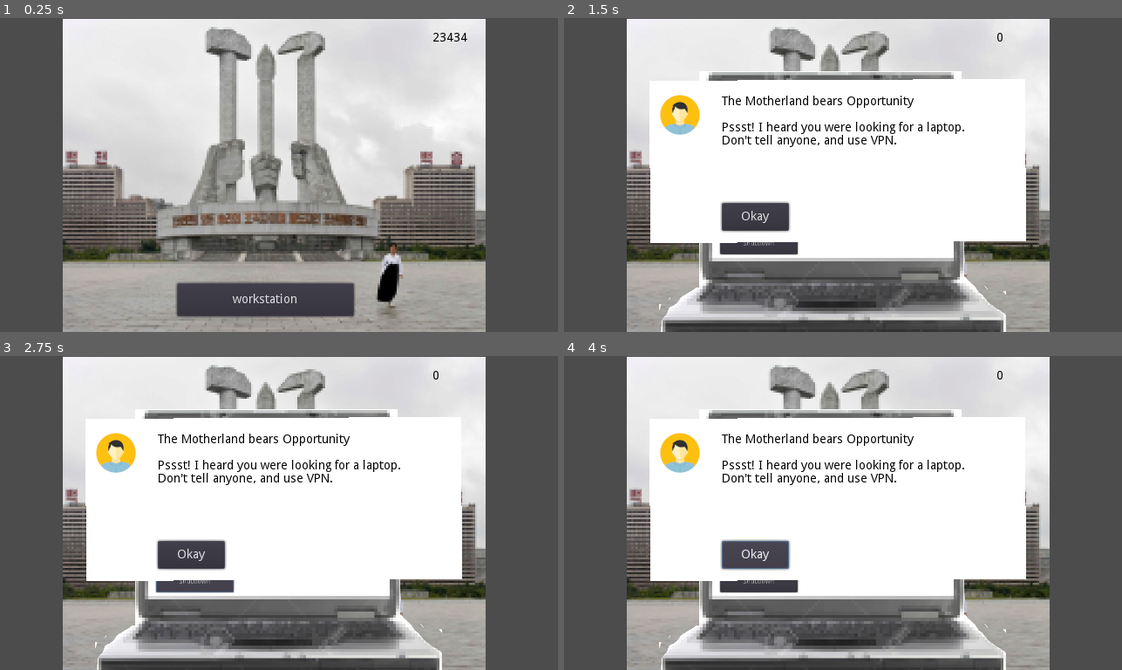
Above: before the commit, frames 1-4 (two rows, left to right).
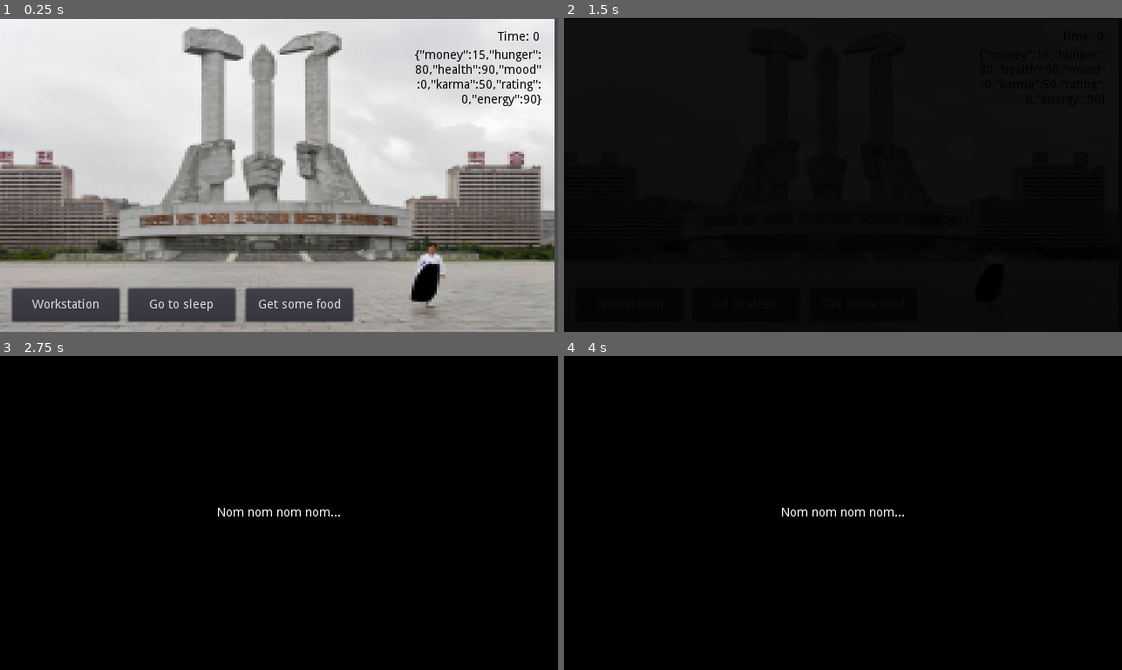
Above: after the commit, the same moments.

Repository: soulseekah/nomadsky
Game: Godot game, scene res://scenes/Main.tscn
Same seed, same stepped clock (60 frames per second), same inputs: the game is played once before the commit and once after it.
Inputs (mouse positions are in pixels of both pictures, inside the frame that each line leads up to):
- Up to frame 1 (0.25 s): no input
- Up to frame 2 (1.5 s): click (831, 300) at 0.5 s, where only the run before the commit has a clickable "workstation"; click "Browse DownWork" (after the commit: "Workstation") at 1.25 s
- Up to frame 3 (2.75 s): click (195, 582) at 2 s, where only the run before the commit has a clickable "Shutdown"
- Up to frame 4 (4 s): click (865, 641) at 2.75 s, where only the run after the commit has a clickable "Get some food"; click (759, 553) at 3.5 s, where only the run before the commit has a clickable "Courses"

The runs differ from the first frame. In frame 1, 43% of the frame differs, in the area x 0-100%, y 0-100%; in frame 2, 99%; in frame 3, 99%; in frame 4, 99%.
Error before the commit: Attempt to call function 'connect' in base 'null instance' on a null instance. (res://src/Main.gd:26)

Commit message:
More progress on cards, death, sleep

Diff:
--- a/scenes/Card.tscn
+++ b/scenes/Card.tscn
@@ -5,9 +5,9 @@
 [node name="Node2D" type="Node2D"]
 
 [node name="ColorRect" type="ColorRect" parent="."]
-margin_left = 15.0
+margin_left = 46.0
 margin_top = 17.0
-margin_right = 446.0
+margin_right = 416.0
 margin_bottom = 203.0
 rect_rotation = -0.284626
 __meta__ = {
@@ -15,9 +15,9 @@
 }
 
 [node name="Text" type="RichTextLabel" parent="."]
-margin_left = 98.0
+margin_left = 114.0
 margin_top = 34.0
-margin_right = 389.0
+margin_right = 405.0
 margin_bottom = 150.0
 custom_colors/default_color = Color( 0, 0, 0, 1 )
 bbcode_enabled = true
@@ -36,14 +36,14 @@
 }
 
 [node name="avatar" type="Sprite" parent="."]
-position = Vector2( 50.5, 55.5 )
+position = Vector2( 81.6591, 55.5 )
 scale = Vector2( 0.51, 0.51 )
 texture = ExtResource( 1 )
 
 [node name="Action1" type="Button" parent="."]
-margin_left = 98.2509
+margin_left = 115.142
 margin_top = 157.0
-margin_right = 175.251
+margin_right = 192.142
 margin_bottom = 189.0
 text = "Accept"
 __meta__ = {
@@ -51,9 +51,9 @@
 }
 
 [node name="Action2" type="Button" parent="."]
-margin_left = 182.0
+margin_left = 198.891
 margin_top = 157.0
-margin_right = 259.0
+margin_right = 275.891
 margin_bottom = 189.0
 text = "Decline"
 __meta__ = {
@@ -61,9 +61,9 @@
 }
 
 [node name="Action3" type="Button" parent="."]
-margin_left = 266.417
+margin_left = 283.308
 margin_top = 157.0
-margin_right = 343.417
+margin_right = 360.308
 margin_bottom = 189.0
 text = "Decline"
 __meta__ = {
--- a/scenes/Main.tscn
+++ b/scenes/Main.tscn
@@ -1,10 +1,25 @@
-[gd_scene load_steps=6 format=2]
+[gd_scene load_steps=7 format=2]
 
 [ext_resource path="res://src/Main.gd" type="Script" id=1]
 [ext_resource path="res://assets/art/backgrounds/pyongyang.jpg" type="Texture" id=2]
 [ext_resource path="res://scenes/Workstation.tscn" type="PackedScene" id=3]
 [ext_resource path="res://assets/sound/bgm/pyongyang.ogg" type="AudioStream" id=4]
 [ext_resource path="res://scenes/Card.tscn" type="PackedScene" id=5]
+
+[sub_resource type="Animation" id=1]
+resource_name = "Fade"
+tracks/0/type = "value"
+tracks/0/path = NodePath(".:color")
+tracks/0/interp = 1
+tracks/0/loop_wrap = true
+tracks/0/imported = false
+tracks/0/enabled = true
+tracks/0/keys = {
+"times": PoolRealArray( 0, 1 ),
+"transitions": PoolRealArray( 1, 1 ),
+"update": 0,
+"values": [ Color( 0, 0, 0, 0 ), Color( 0, 0, 0, 1 ) ]
+}
 
 [node name="Node" type="Node"]
 script = ExtResource( 1 )
@@ -14,23 +29,45 @@
 
 [node name="pyongyang" type="Sprite" parent="Location"]
 position = Vector2( 314.609, 182.482 )
-scale = Vector2( 0.48457, 0.48457 )
+scale = Vector2( 0.64332, 0.48457 )
 texture = ExtResource( 2 )
 
-[node name="Button" type="Button" parent="Location"]
-margin_left = 203.113
-margin_top = 303.921
-margin_right = 406.113
-margin_bottom = 341.921
-text = "workstation"
+[node name="Actions" type="Node2D" parent="."]
+
+[node name="Work" type="Button" parent="Actions"]
+margin_left = 13.6646
+margin_top = 310.0
+margin_right = 136.665
+margin_bottom = 348.0
+text = "Workstation"
+__meta__ = {
+"_edit_use_anchors_": false
+}
+
+[node name="Sleep" type="Button" parent="Actions"]
+margin_left = 147.216
+margin_top = 310.0
+margin_right = 270.216
+margin_bottom = 348.0
+text = "Go to sleep"
+__meta__ = {
+"_edit_use_anchors_": false
+}
+
+[node name="Eat" type="Button" parent="Actions"]
+margin_left = 282.028
+margin_top = 310.0
+margin_right = 405.028
+margin_bottom = 348.0
+text = "Get some food"
 __meta__ = {
 "_edit_use_anchors_": false
 }
 
 [node name="Workstation" parent="." instance=ExtResource( 3 )]
 visible = false
-position = Vector2( 314.609, 214.482 )
-scale = Vector2( 0.581483, 0.581483 )
+position = Vector2( 325.948, 200.623 )
+z_as_relative = false
 
 [node name="AudioStreamPlayer" type="AudioStreamPlayer" parent="."]
 stream = ExtResource( 4 )
@@ -39,11 +76,26 @@
 
 [node name="Timer" type="Label" parent="."]
 modulate = Color( 0, 0, 0, 1 )
-margin_left = 496.0
-margin_top = 16.0
-margin_right = 536.0
-margin_bottom = 30.0
-text = "23434"
+margin_left = 459.0
+margin_top = 15.0
+margin_right = 619.0
+margin_bottom = 29.0
+text = "Time: 1234"
+align = 2
+__meta__ = {
+"_edit_use_anchors_": false
+}
+
+[node name="Stats" type="Label" parent="."]
+modulate = Color( 0, 0, 0, 1 )
+margin_left = 474.0
+margin_top = 36.0
+margin_right = 621.0
+margin_bottom = 67.0
+text = "Stats: {Some stats}
+"
+align = 2
+autowrap = true
 __meta__ = {
 "_edit_use_anchors_": false
 }
@@ -51,3 +103,71 @@
 [node name="Card" parent="." instance=ExtResource( 5 )]
 visible = false
 position = Vector2( 83, 55 )
+
+[node name="Blackout" type="ColorRect" parent="."]
+visible = false
+anchor_right = 1.0
+anchor_bottom = 1.0
+color = Color( 0, 0, 0, 1 )
+__meta__ = {
+"_edit_use_anchors_": false
+}
+
+[node name="Fade" type="AnimationPlayer" parent="Blackout"]
+anims/Fade = SubResource( 1 )
+
+[node name="Label" type="Label" parent="Blackout"]
+visible = false
+anchor_left = 0.5
+anchor_top = 0.5
+anchor_right = 0.5
+anchor_bottom = 0.5
+margin_left = -94.5
+margin_top = -49.5
+margin_right = 94.5
+margin_bottom = 49.5
+text = "Sleeping..."
+align = 1
+valign = 1
+__meta__ = {
+"_edit_use_anchors_": false
+}
+
+[node name="Error" type="ColorRect" parent="."]
+visible = false
+anchor_right = 1.0
+anchor_bottom = 1.0
+color = Color( 0, 0, 0, 1 )
+__meta__ = {
+"_edit_use_anchors_": false
+}
+
+[node name="Label" type="Label" parent="Error"]
+anchor_left = 0.5
+anchor_top = 0.5
+anchor_right = 0.5
+anchor_bottom = 0.5
+margin_left = -94.5
+margin_top = -73.5
+margin_right = 94.5
+margin_bottom = 25.5
+text = "Something went wrong"
+align = 1
+valign = 1
+__meta__ = {
+"_edit_use_anchors_": false
+}
+
+[node name="Okay" type="Button" parent="Error"]
+anchor_left = 0.5
+anchor_top = 0.5
+anchor_right = 0.5
+anchor_bottom = 0.5
+margin_left = -40.0
+margin_top = 10.0
+margin_right = 40.0
+margin_bottom = 38.0
+text = "Okay"
+__meta__ = {
+"_edit_use_anchors_": false
+}
--- a/scenes/Workstation.tscn
+++ b/scenes/Workstation.tscn
@@ -5,46 +5,51 @@
 [node name="Node2D" type="Node2D"]
 
 [node name="red" type="Sprite" parent="."]
-position = Vector2( -4.3602, -3.89334 )
-scale = Vector2( 0.611681, 0.611681 )
+position = Vector2( -0.391703, 12.7744 )
+scale = Vector2( 0.504055, 0.507919 )
 texture = ExtResource( 1 )
 
-[node name="Shutdown" type="Button" parent="."]
-margin_left = -233.0
-margin_top = 56.0
-margin_right = -80.0
-margin_bottom = 97.0
+[node name="Actions" type="Node2D" parent="."]
+
+[node name="Shutdown" type="Button" parent="Actions"]
+margin_left = -177.441
+margin_top = 36.9512
+margin_right = -24.441
+margin_bottom = 77.9512
 text = "Shutdown"
 __meta__ = {
 "_edit_use_anchors_": false
 }
 
-[node name="Work" type="Button" parent="."]
-margin_left = -232.645
-margin_top = -53.0021
-margin_right = -79.6447
-margin_bottom = -12.0021
-text = "Browse DownWork"
+[node name="Work" type="Button" parent="Actions"]
+margin_left = -177.086
+margin_top = -72.0509
+margin_right = -24.0856
+margin_bottom = -31.0509
+text = "Work"
 __meta__ = {
 "_edit_use_anchors_": false
 }
 
-[node name="Courses" type="Button" parent="."]
-margin_left = -232.645
-margin_top = 1.08112
-margin_right = -79.6447
-margin_bottom = 42.0811
+[node name="Courses" type="Button" parent="Actions"]
+margin_left = -177.086
+margin_top = -17.9677
+margin_right = -24.0856
+margin_bottom = 23.0323
 text = "Courses"
 __meta__ = {
 "_edit_use_anchors_": false
 }
 
-[node name="Sleep" type="Button" parent="."]
-margin_left = -232.645
-margin_top = -105.919
-margin_right = -79.6447
-margin_bottom = -64.9189
-text = "Sleep"
+[node name="Loading" type="Label" parent="."]
+visible = false
+margin_left = -112.244
+margin_top = -37.4308
+margin_right = 50.7563
+margin_bottom = -10.4308
+rect_scale = Vector2( 1.93717, 1.93717 )
+custom_colors/font_color = Color( 0, 0, 0, 1 )
+text = "Looking for work..."
 __meta__ = {
 "_edit_use_anchors_": false
 }
--- a/src/Main.gd
+++ b/src/Main.gd
@@ -12,34 +12,115 @@
 
 func _ready():
 	nomad = Nomad.new()
+	nomad.money = 15
 	nomad.health = 90
 	nomad.karma = 50
-	nomad.money = 100
+	nomad.energy = 90
+	nomad.hunger = 80
+	nomad.rating = 0
 
 	location = Modifiers.Location.Pyongyang.new()
 	actions = [$Card/Action1, $Card/Action2, $Card/Action3]
 
-	$Location/Button.show()
+	$Actions.show()
 	$Workstation.hide()
 
-	$Location/Button.connect('pressed', self, 'to_workstation')
-	$Workstation/Button.connect('pressed', self, 'to_location')
+	$Actions/Work.connect('pressed', self, 'workstation_open')
+	$Actions/Sleep.connect('pressed', self, 'sleep')
+	$Actions/Eat.connect('pressed', self, 'eat')
+
+	$Workstation/Actions/Shutdown.connect('pressed', self, 'workstation_close')
+	$Workstation/Actions/Work.connect('pressed', self, 'find_work')
+
+	$Error/Okay.connect('pressed', self, 'dismiss_error')
 
 	$Card/Action1.connect('pressed', self, 'do_action_1')
 	$Card/Action2.connect('pressed', self, 'do_action_2')
 	$Card/Action3.connect('pressed', self, 'do_action_3')
 
+	nomad.connect('dead', self, 'dead')
+
 	$Timer.text = str(time);
 
 func _process(delta):
-	if current_card or not $Workstation.visible:
+	$Timer.text = 'Time: %s' % str(int(time))
+	$Stats.text = str(nomad)
+
+func dismiss_error():
+	$Error.hide()
+
+func dead(why):
+	var reasons = {
+		'hunger': 'You so hungry, you dead.'
+	}
+
+	$Blackout.show()
+	$Blackout/Fade.play('Fade')
+	yield($Blackout/Fade, 'animation_finished')
+
+	$Blackout/Label.text = reasons[why]
+	$Blackout/Label.show()
+
+func sleep():
+	$Blackout.show()
+	$Blackout/Fade.play('Fade')
+	yield($Blackout/Fade, 'animation_finished')
+
+	$Blackout/Label.text = 'Sleeping...'
+	$Blackout/Label.show()
+	yield(get_tree().create_timer(3.0), 'timeout')
+	$Blackout/Label.hide()
+
+	time += 8
+	nomad.energy(+70)
+	nomad.health(+5)
+	nomad.hunger(-10)
+
+	$Blackout/Fade.play_backwards('Fade')
+	yield($Blackout/Fade, 'animation_finished')
+	$Blackout.hide()
+
+func eat():
+	var cost = 10
+
+	if nomad.money < cost:
+		$Error/Label.text = 'You can\'t afford to eat.'
+		$Error.show()
 		return
 
-	time += delta
+	$Blackout.show()
+	$Blackout/Fade.play('Fade')
+	yield($Blackout/Fade, 'animation_finished')
+
+	$Blackout/Label.text = 'Nom nom nom nom...'
+	$Blackout/Label.show()
+	yield(get_tree().create_timer(3.0), 'timeout')
+	$Blackout/Label.hide()
+
+	time += 1
+	nomad.energy(+5)
+	nomad.health(+5)
+	nomad.hunger(+80)
+	nomad.money(-cost)
+
+	$Blackout/Fade.play_backwards('Fade')
+	yield($Blackout/Fade, 'animation_finished')
+	$Blackout.hide()
+
+func find_work():
+	$Workstation/Loading.show()
+	$Workstation/Actions.hide()
+	var rng = RandomNumberGenerator.new()
+	rng.randomize()
+	yield(get_tree().create_timer(rng.randf_range(2.0, 4.0)), 'timeout')
+	$Workstation/Loading.hide()
+
+	time += 1
+	nomad.energy(-1)
+	nomad.hunger(-1)
 
 	# Pick a card
 	current_card = Cards.pick()
-
 	$Card/Text.bbcode_text = '[b]%s[/b]\n\n%s' % [current_card.title, current_card.description]
 
 	# Hide all actions
@@ -54,33 +135,40 @@
 
 	if current_card.type == 'work':
 		var accept = current_card.actions['accept']
-		$Card/Text.bbcode_text += '\n\n$%d, ~ %d hrs' % [accept['money'], accept['time']]
+		$Card/Text.bbcode_text += '\n\n$%d, ~%d hrs' % [accept['money'], accept['time']]
 
 	$Card.show()
-	last_pick = int(time)
 
-	$Timer.text = str(int(time))
+func workstation_open():
+	if current_card:
+		return
 
-func to_workstation():
 	$Workstation.show()
+	$Actions.hide()
 
-func to_location():
+func workstation_close():
+	if current_card:
+		return
+
 	$Workstation.hide()
+	$Actions.show()
 
 func do_action(index):
 	var action = current_card.actions[actions[index].text.to_lower()]
 
 	if (action.has('time')):
 		time += action['time']
+		nomad.energy(-action['time'] * 2)
+		nomad.hunger(-action['time'])
 
 	if (action.has('karma')):
-		nomad.karma += action['karma']
+		nomad.karma(action['karma'])
 
 	if (action.has('money')):
-		nomad.money += action['money']
+		nomad.money(action['money'])
 
 	if (action.has('mood')):
-		nomad.mood += action['mood']
+		nomad.mood(action['mood'])
 
 	print('Action: %s' % action)
 	print('Nomad: %s' % nomad)
@@ -90,6 +178,7 @@
 
 	current_card = null
 	$Card.hide()
+	$Workstation/Actions.show()
 
 func do_action_1():
 	return self.do_action(0)
--- a/src/Nomad.gd
+++ b/src/Nomad.gd
@@ -1,6 +1,8 @@
 extends Node
 
 class_name Nomad
+
+signal dead(why)
 
 # C.R.E.A.M
 var money: int
@@ -33,6 +35,31 @@
 # Courses
 var courses: Array = []
 
+# Change stats
+
+func hunger(amount: int):
+	hunger = self.limit(hunger + amount)
+	if hunger == 0:
+		emit_signal('dead', 'hunger')
+
+func health(amount: int):
+	health = self.limit(health + amount)
+
+func mood(amount: int):
+	mood = self.limit(mood + amount)
+
+func karma(amount: int):
+	karma = self.limit(karma + amount)
+
+func rating(amount: int):
+	rating = self.limit(rating + amount)
+
+func energy(amount: int):
+	energy = self.limit(energy + amount)
+
+func money(amount: int):
+	money += amount
+
 func _to_string():
 	return JSON.print({
 		'money': money,
@@ -43,3 +70,13 @@
 		'rating': rating,
 		'energy': energy,
 	})
+
+# Limit a value between 0 and 100
+func limit(value: int):
+	if value < 0:
+		return 0
+
+	if value > 100:
+		return 100
+
+	return value
